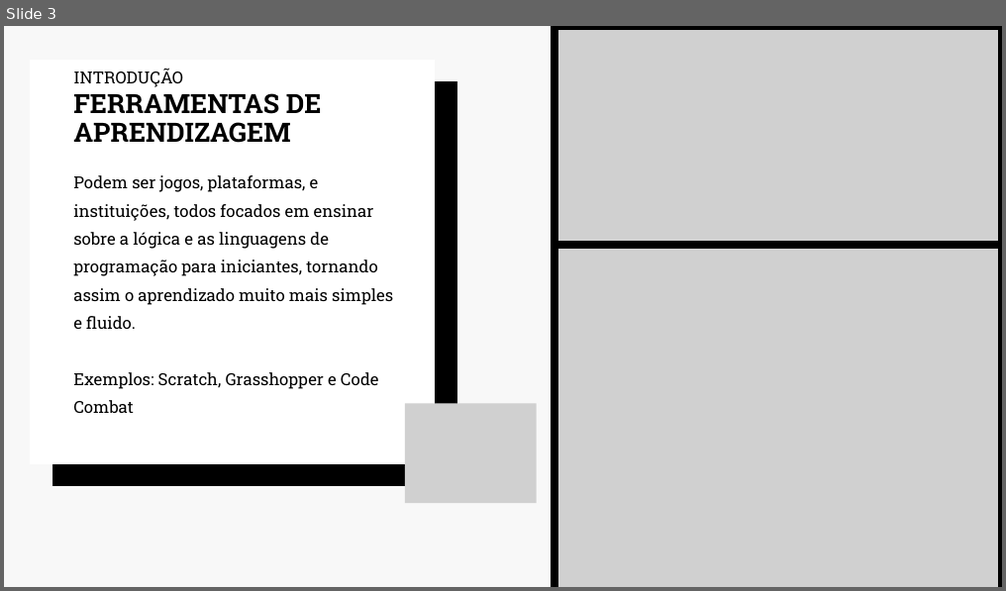
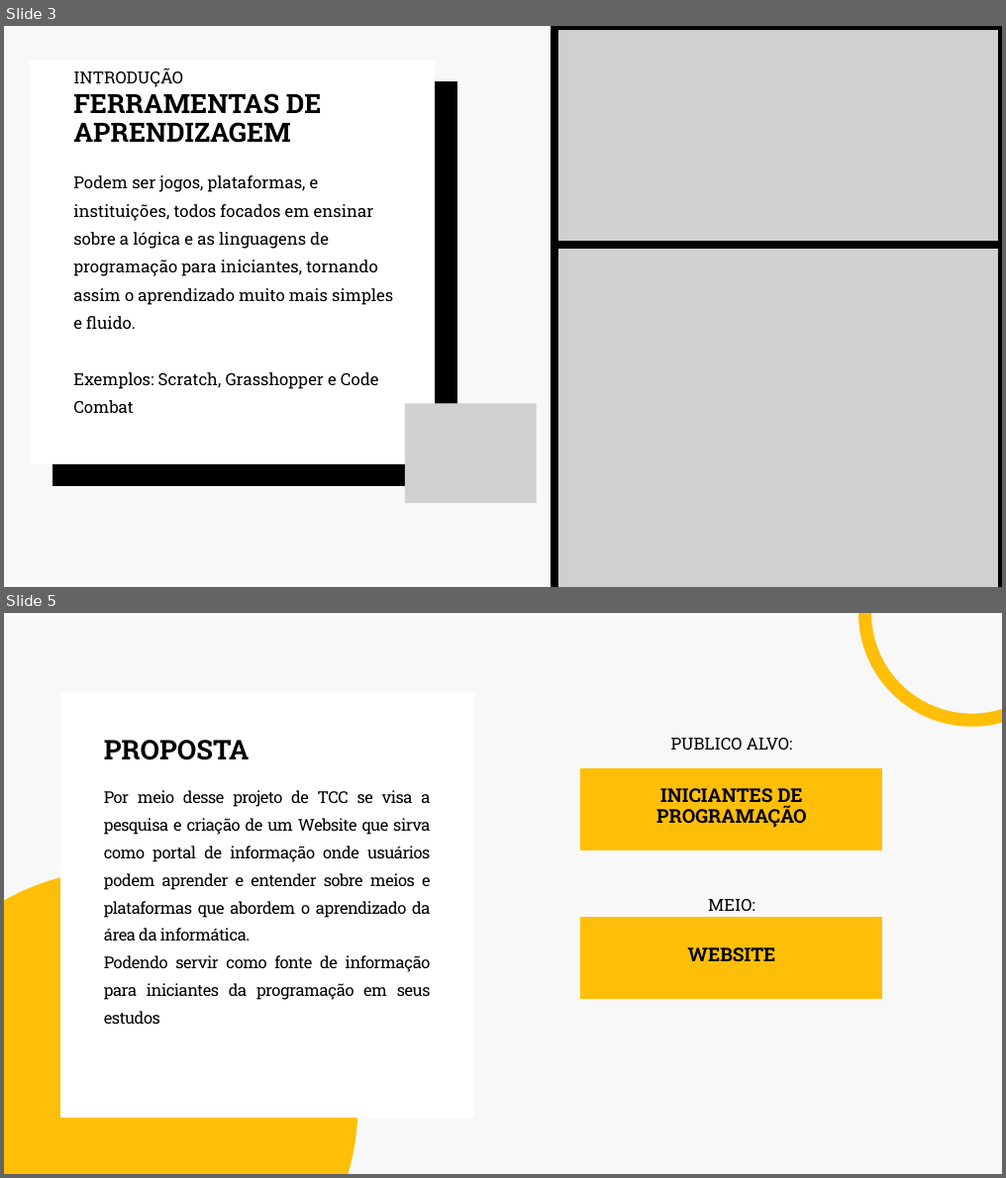
Before and after one commit to etecvav26-c10/Projeto-TCC-Etecvav---Ferramentas-de-Aprendizagem-na-Informatica, a slide deck: TCC_2026/Apresentação.pptx. Shown one above the other, each under a label of ours: slide 3 before the commit, slides 3 and 5 after it; the slides between them are not shown. The pictures are 1006x591 and 1006x1178 pixels, drawn with LibreOffice and Linux fonts; fonts in the diff are those of the drawing; grey boxes stand for pictures. Boxes give left, top, right and bottom in pixels: in the first picture for what was removed or moved away, otherwise in the second. Text is boxed around its words. In the diff, an @@ line names an element or a change of style, - is before the commit and + after.

```diff
--- a/TCC_2026/Apresentação.pptx
+++ b/TCC_2026/Apresentação.pptx
@@ slide 5 added at [4, 613, 1002, 1174], background #F8F8F8 @@
@@ freeform shape added at [864, 613, 1002, 720], outline #FFBF08 18.75 pt @@
@@ freeform shape added at [59, 691, 473, 1119], fill #FFFFFF @@
@@ text added at [104, 740, 250, 761], 39.4 pt, text #000000, bold @@
+PROPOSTA
@@ text added at [671, 738, 793, 750], 24 pt, text #000000 @@
+PUBLICO ALVO:
@@ text added at [104, 790, 431, 1024], 23.6 pt, text #000000 @@
+Por meio desse projeto de TCC se visa a pesquisa e criação de um Website que sirva como portal de informação onde usuários podem aprender e entender sobre meios e plataformas que abordem o aprendizado da área da informática.
+Podendo servir como fonte de informação para iniciantes da programação em seus estudos
@@ freeform shape added at [580, 768, 882, 851], fill #FFBF08 @@
@@ text added at [656, 788, 807, 828], 27.4 pt, text #000000, bold @@
+INICIANTES DE PROGRAMAÇÃO
@@ freeform shape added at [4, 870, 357, 1174], fill #FFBF08 @@
@@ text added at [708, 899, 755, 911], 24 pt, text #000000 @@
+MEIO:
@@ freeform shape added at [580, 917, 882, 1000], fill #FFBF08 @@
@@ text added at [688, 948, 776, 961], 27.4 pt, text #000000, bold @@
+WEBSITE
```
Also in this commit, not shown: 2 slides changed, 3 other slides added, 3 slides removed, 6 other files.
